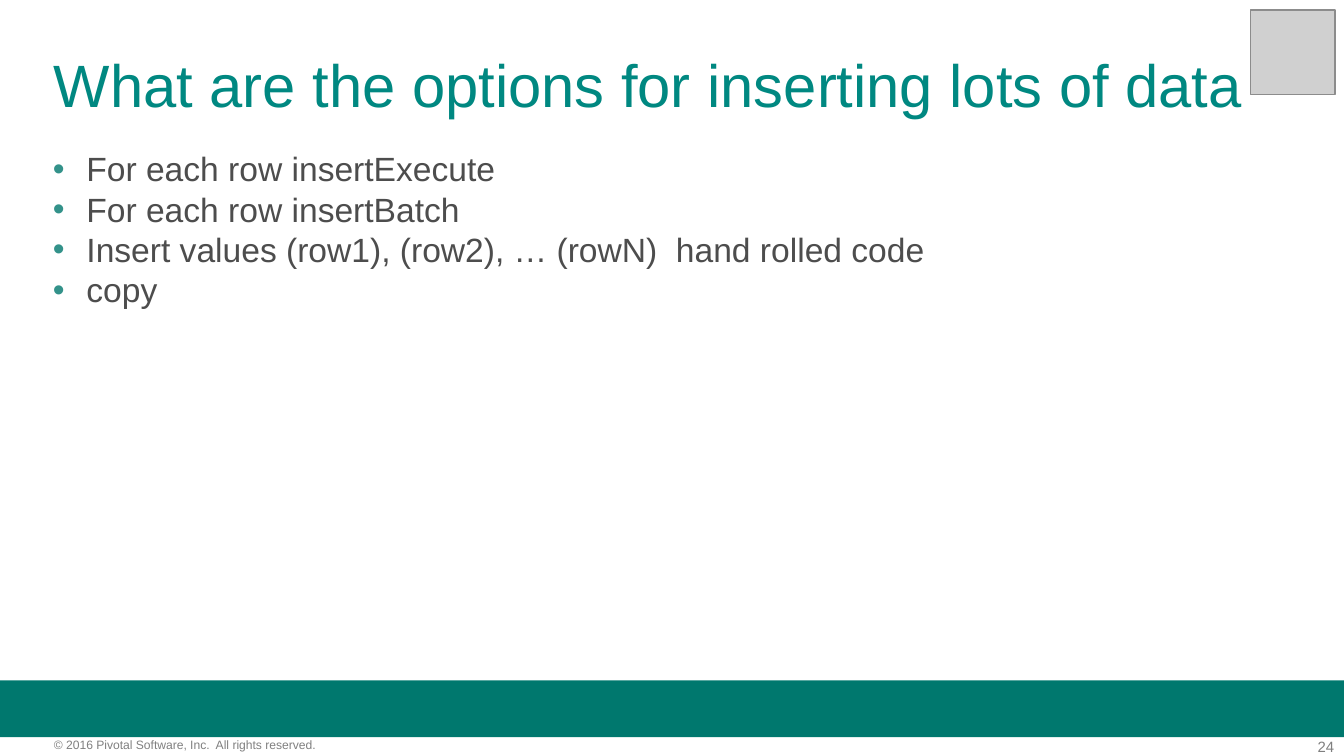
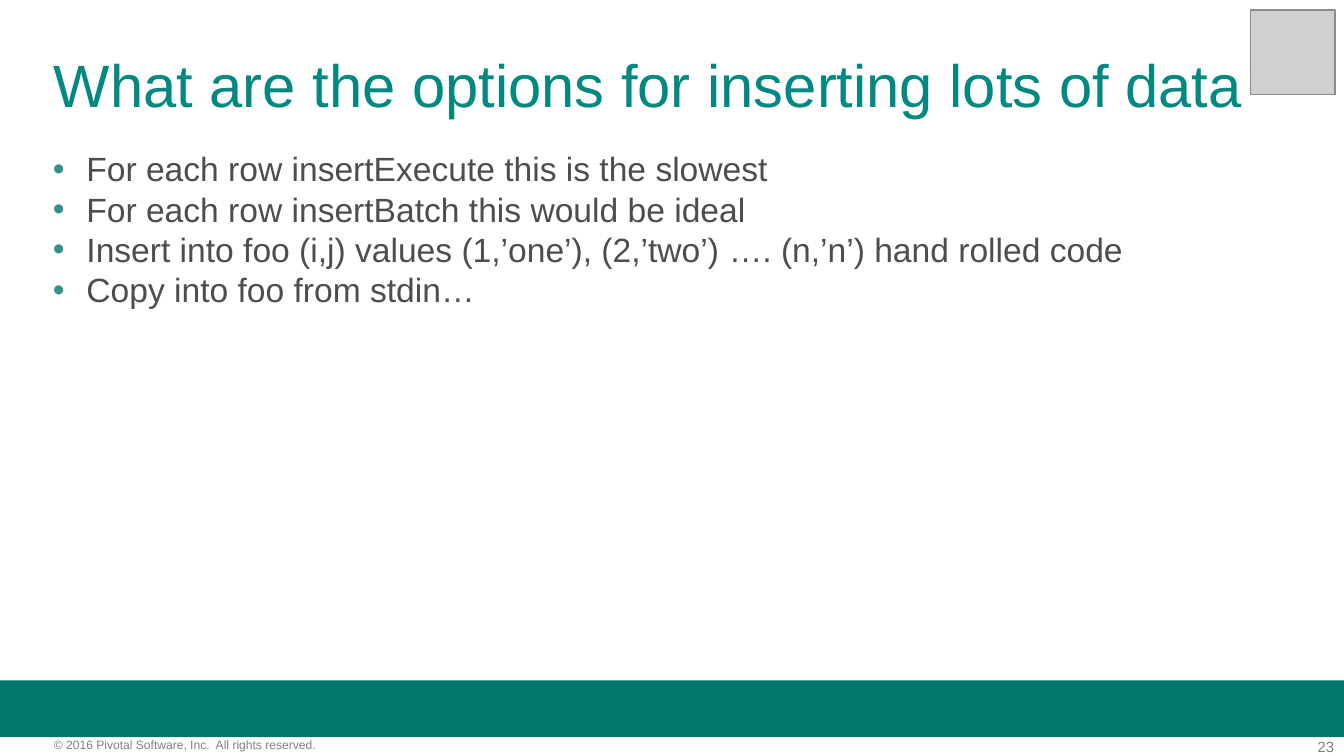
Before and after one commit to davecramer/presentations, a slide deck: slide 23 of JDBC Performance.pptx (slide 24 before the commit). Drawn at 1344x756 pixels with LibreOffice and Linux fonts; fonts in the diff are those of the drawing; grey boxes stand for pictures; background and template pictures are left out. Boxes give left, top, right and bottom in pixels: in the first picture for what was removed or moved away, otherwise in the second. Text is boxed around its words. In the diff, an @@ line names an element or a change of style, - is before the commit and + after.

```diff
--- a/JDBC Performance.pptx
+++ b/JDBC Performance.pptx
@@ text at [86,156,1123,308]: text changed @@
-• For each row insertExecute
-• For each row insertBatch
-• Insert values (row1), (row2), … (rowN) hand rolled code
-• copy
+• For each row insertExecute this is the slowest
+• For each row insertBatch this would be ideal
+• Insert into foo (i,j) values (1,’one’), (2,’two’) …. (n,’n’) hand rolled code
+• Copy into foo from stdin…
@@ page number at [1318,741,1335,752]: text changed @@
-24
+23
```
Also in this commit, not shown: 26 other slides changed, 2 slides added, 2 slides removed, 1 other file.
